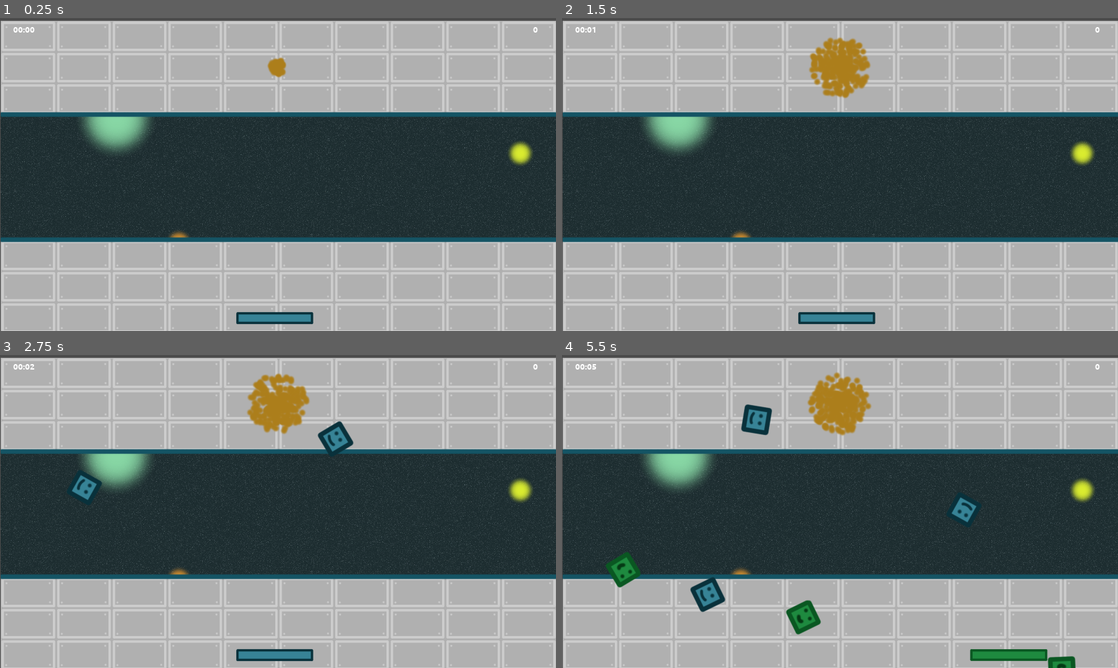
Above: before the commit, frames 1-4 (two rows, left to right).
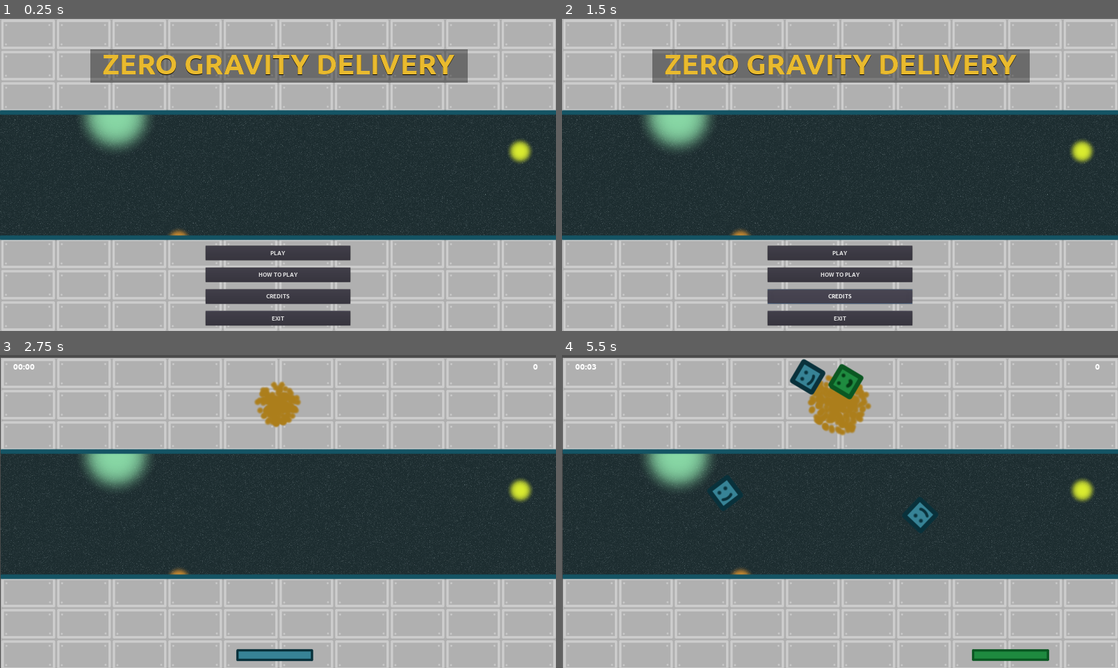
Above: after the commit, the same moments.

Repository: moisesjbc/ludum-dare-53
Game: Godot game, scene res://gui/main_menu/main_menu.tscn
The game is run twice, just before and just after one commit, with the same random seed, the same clock (stepped at 60 frames per second) and the same inputs. Before the commit the project starts from res://gameplay/main/main.tscn.
Inputs (mouse positions are in pixels of both pictures, inside the frame that each line leads up to):
- Up to frame 1 (0.25 s): no input
- Up to frame 2 (1.5 s): click (840, 274) at 0.5 s, where only the run after the commit has a clickable "HOW TO PLAY"; click (840, 296) at 1.25 s, where only the run after the commit has a clickable "CREDITS"
- Up to frame 3 (2.75 s): click (278, 589) at 2 s, where only the run after the commit has a clickable "PLAY"
- Up to frame 4 (5.5 s): tap Enter at 2.75 s; hold Right (ui_right) 2.78-3.53 s; tap Space at 3.02, 3.77, 5.27 s; hold Left (ui_left) 3.53-4.28 s; hold Right (ui_right) from 4.28 s (still down)

The runs differ from the first frame. In frame 1, 23% of the frame differs, in the area x 0-100%, y 0-100%; in frame 2, 23%; in frame 3, 1.5%; in frame 4, 3.6%.

Commit message:
Add main menu

Diff:
--- /dev/null
+++ b/godot-project/gui/main_menu/main_menu.gd
@@ -0,0 +1,13 @@
+extends Control
+
+
+func _ready():
+	$bottom_container/vbox_container/exit_button.visible = (OS.get_name() != "HTML5")
+
+
+func _on_play_button_pressed():
+	get_tree().change_scene("res://gameplay/main/main.tscn")
+
+
+func _on_exit_button_pressed():
+	get_tree().quit()
--- /dev/null
+++ b/godot-project/gui/main_menu/main_menu.tscn
@@ -0,0 +1,80 @@
+[gd_scene load_steps=6 format=2]
+
+[ext_resource path="res://gameplay/main/background.png" type="Texture" id=1]
+[ext_resource path="res://gui/button/button.tscn" type="PackedScene" id=2]
+[ext_resource path="res://gui/main_menu/main_menu.gd" type="Script" id=3]
+[ext_resource path="res://fonts/Ubuntu-B.ttf" type="DynamicFontData" id=4]
+
+[sub_resource type="DynamicFont" id=1]
+size = 100
+font_data = ExtResource( 4 )
+
+[node name="main_menu" type="Control"]
+anchor_right = 1.0
+anchor_bottom = 1.0
+script = ExtResource( 3 )
+
+[node name="background" type="Sprite" parent="."]
+position = Vector2( 961, 542 )
+texture = ExtResource( 1 )
+
+[node name="bottom_container" type="CenterContainer" parent="."]
+anchor_top = 1.0
+anchor_right = 1.0
+anchor_bottom = 1.0
+margin_top = -312.0
+
+[node name="vbox_container" type="VBoxContainer" parent="bottom_container"]
+margin_left = 710.0
+margin_top = 18.0
+margin_right = 1210.0
+margin_bottom = 293.0
+custom_constants/separation = 25
+
+[node name="play_button" parent="bottom_container/vbox_container" instance=ExtResource( 2 )]
+margin_right = 500.0
+margin_bottom = 50.0
+rect_min_size = Vector2( 500, 50 )
+text = "PLAY"
+
+[node name="how_to_play_button" parent="bottom_container/vbox_container" instance=ExtResource( 2 )]
+margin_top = 75.0
+margin_right = 500.0
+margin_bottom = 125.0
+rect_min_size = Vector2( 500, 50 )
+text = "HOW TO PLAY"
+
+[node name="credits_button" parent="bottom_container/vbox_container" instance=ExtResource( 2 )]
+margin_top = 150.0
+margin_right = 500.0
+margin_bottom = 200.0
+rect_min_size = Vector2( 500, 50 )
+text = "CREDITS"
+
+[node name="exit_button" parent="bottom_container/vbox_container" instance=ExtResource( 2 )]
+margin_top = 225.0
+margin_right = 500.0
+margin_bottom = 275.0
+rect_min_size = Vector2( 500, 50 )
+text = "EXIT"
+
+[node name="ColorRect" type="ColorRect" parent="."]
+margin_left = 313.0
+margin_top = 107.0
+margin_right = 1616.0
+margin_bottom = 222.0
+color = Color( 0, 0, 0, 0.392157 )
+
+[node name="Label" type="Label" parent="."]
+margin_right = 1920.0
+margin_bottom = 315.0
+custom_colors/font_color = Color( 0.913725, 0.729412, 0.180392, 1 )
+custom_colors/font_outline_modulate = Color( 1, 0, 0, 1 )
+custom_colors/font_color_shadow = Color( 0, 0, 0, 1 )
+custom_fonts/font = SubResource( 1 )
+text = "ZERO GRAVITY DELIVERY"
+align = 1
+valign = 1
+
+[connection signal="pressed" from="bottom_container/vbox_container/play_button" to="." method="_on_play_button_pressed"]
+[connection signal="pressed" from="bottom_container/vbox_container/exit_button" to="." method="_on_exit_button_pressed"]
--- a/godot-project/project.godot
+++ b/godot-project/project.godot
@@ -11,7 +11,7 @@
 [application]
 
 config/name="Ludum Dare 53"
-run/main_scene="res://gameplay/main/main.tscn"
+run/main_scene="res://gui/main_menu/main_menu.tscn"
 config/icon="res://icon.png"
 
 [display]
Binary file added: godot-project/gui/main_menu/main_menu_background.png
Not shown, added: godot-project/gui/main_menu/main_menu_background.png.import
Not shown, changed: design/background.xcf
